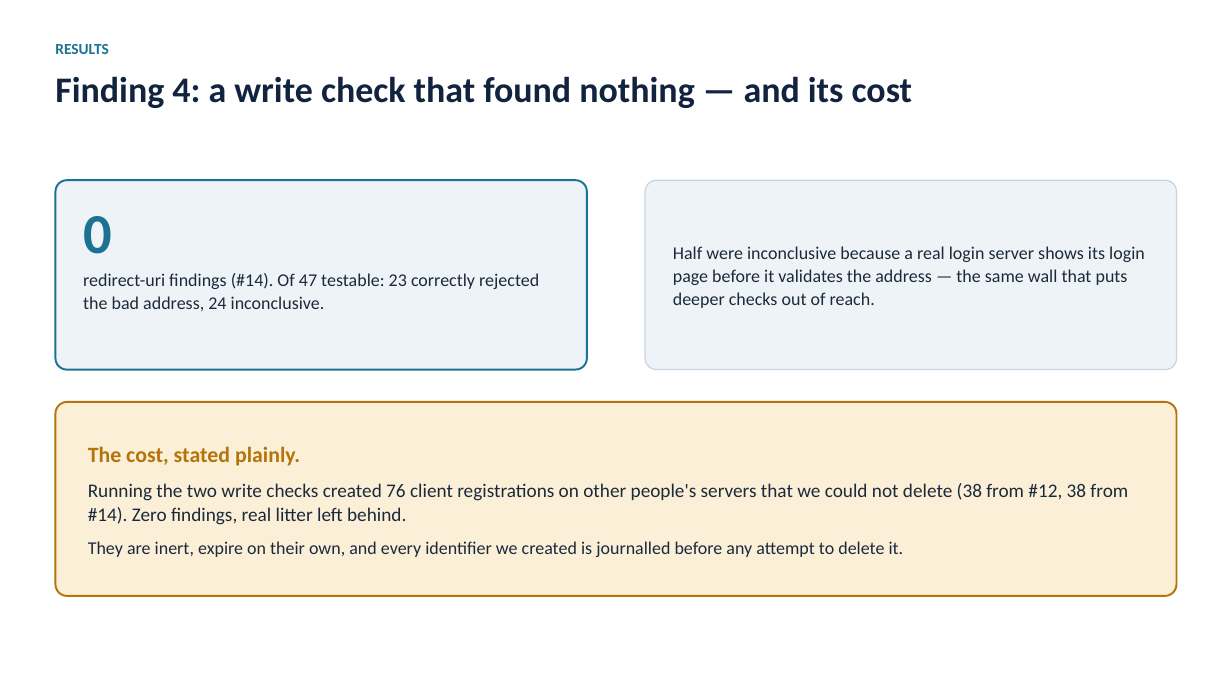
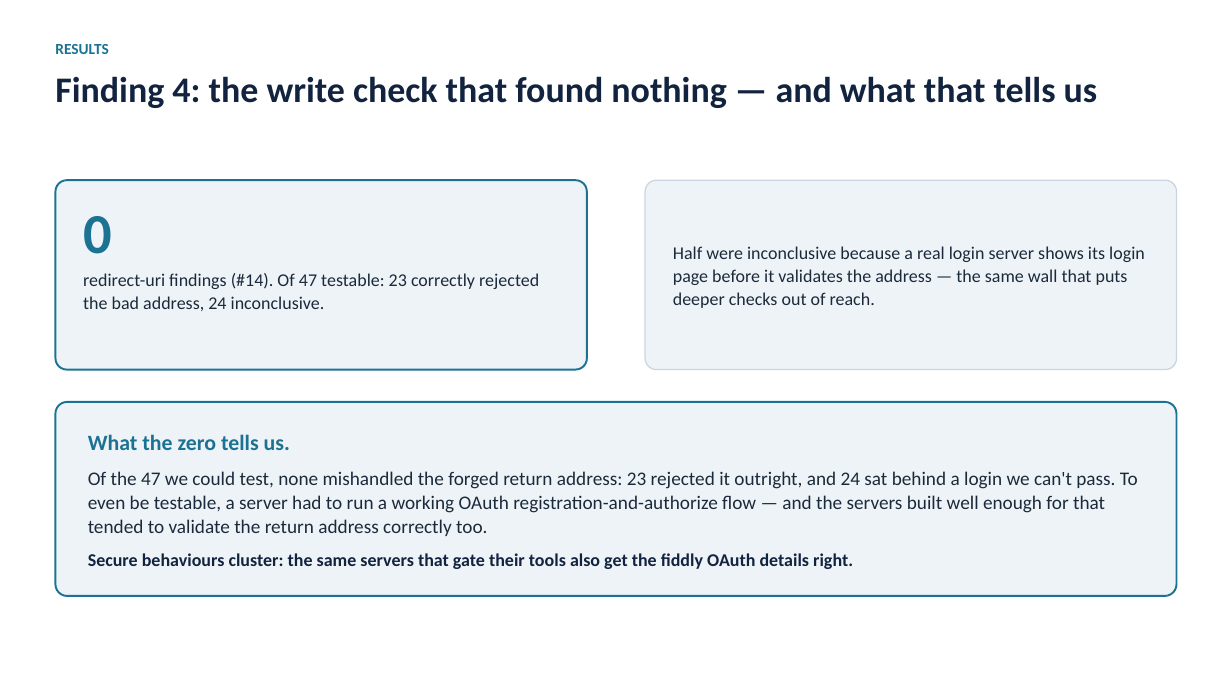
Before and after one commit to yamitkfir/YamAmit-MCP-auth, a slide deck: slide 22 of MCP-auth-slides.pptx. Drawn at 1232x693 pixels with LibreOffice and Linux fonts; fonts in the diff are those of the drawing. Boxes give left, top, right and bottom in pixels: in the first picture for what was removed or moved away, otherwise in the second. Text is boxed around its words. In the diff, an @@ line names an element or a change of style, - is before the commit and + after.

```diff
--- a/MCP-auth-slides.pptx
+++ b/MCP-auth-slides.pptx
@@ text at <box>55,76,1098,108</box>: text changed @@
-Finding 4: a write check that found nothing — and its cost
+Finding 4: the write check that found nothing — and what that tells us
@@ rounded rectangle at <box>55,402,1177,596</box>: fill #FBEFD8 to #EEF3F8; outline #B4740A 1.5 pt to #1C7293 1.5 pt @@
@@ text at <box>88,434,1138,569</box>: text changed @@
-The cost, stated plainly.
-Running the two write checks created 76 client registrations on other people's servers that we could not delete (38 from #12, 38 from #14). Zero findings, real litter left behind.
-They are inert, expire on their own, and every identifier we created is journalled before any attempt to delete it.
+What the zero tells us.
+Of the 47 we could test, none mishandled the forged return address: 23 rejected it outright, and 24 sat behind a login we can't pass. To even be testable, a server had to run a working OAuth registration-and-authorize flow — and the servers built well enough for that tended to validate the return address correctly too.
+Secure behaviours cluster: the same servers that gate their tools also get the fiddly OAuth details right.
```
Also in this commit, not shown: 23 other slides changed, 1 slide added, 1 slide removed.
